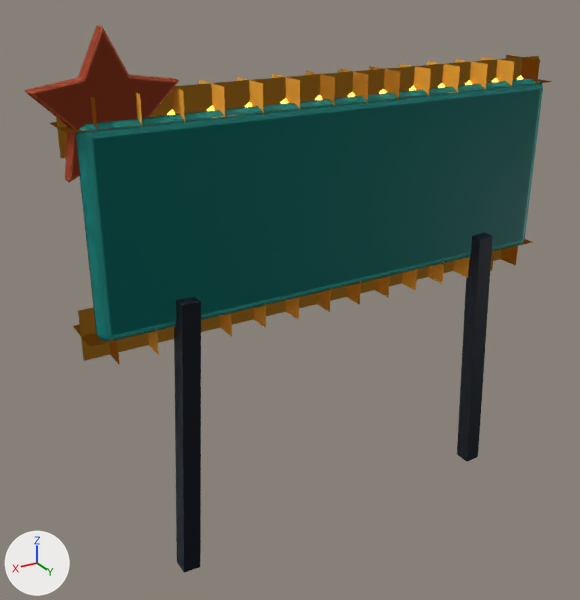
The Blender file art/blender/dune_sign.blend: old version first, new version second.
Camera for both pictures: a 50 mm lens placed at (5.98, 8.6, 7.87), pointed at (0.64, -0.29, 3.43). Lighting does not change. The marker at lower left points along +X, +Y and +Z. The first picture is the older version.

The first picture shows 'Sign' and 23 more.
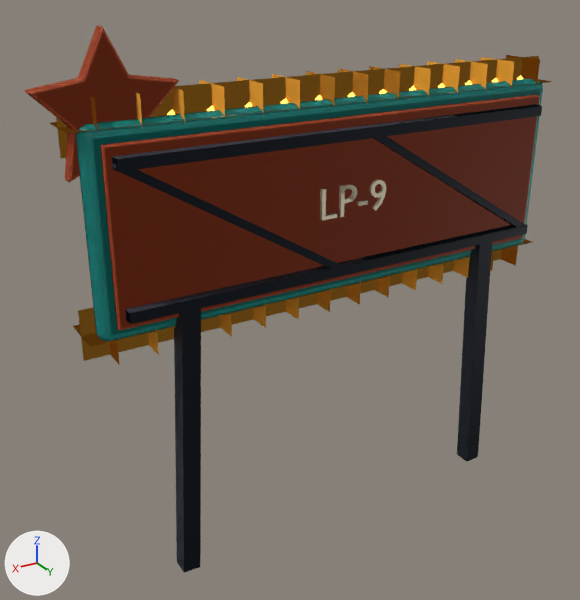
Location of each change, [x1, y1, x2, y2] in pixels of the pictures (580 x 600 px):
'BackRail5.8', added
    after: [112, 106, 542, 172]
'BackRail4.0', added
    after: [125, 225, 526, 324]
'BackBrace-3.2', added
    after: [373, 137, 524, 227]
'BackBrace0.2', added
    after: [112, 164, 340, 267]
'BackText', added
    after: [320, 180, 386, 220]
'BackPanel', added
    after: [102, 97, 540, 330]
part 1 of me_sign, added
    after: [125, 224, 528, 324]
part 2 of me_sign, added
    after: [112, 104, 542, 172]
part 3 of me_sign, added
    after: [340, 185, 357, 217]
part 4 of me_sign, added
    after: [322, 189, 337, 220]
part 5 of me_sign, added
    after: [320, 188, 337, 220]
part 6 of me_sign, added
    after: [339, 185, 354, 217]
part 7 of me_sign, added
    after: [369, 179, 381, 210]
part 8 of me_sign, added (orange)
    after: [100, 95, 540, 330]
part 9 of me_sign, added
    after: [111, 136, 525, 268]

Edits to the bpy script that builds the scene:
```text
Change me_sign:
    remove me_sign.from_pydata(...)  # 3132 vertices, 2460 faces; spans x -3.64..3.94, y -0.54..0.32, z -0.01..7.19
    add me_sign.from_pydata(...)  # 3476 vertices, 2722 faces; spans x -3.64..3.94, y -0.54..0.37, z -0.01..7.19
    me_sign part 1: a new loose piece, a box spanning x -3.2..3.2, y 0.23..0.37, z 3.93..4.07, in mat_steeldark (greyish blue #454d5a)
    me_sign part 2: a new loose piece, a box spanning x -3.2..3.2, y 0.23..0.37, z 5.73..5.87, in mat_steeldark (greyish blue #454d5a)
    me_sign part 3: the loose piece of 20 vertices spanning x 0.63..0.93, y -0.17, z 5.09..5.57 is copied, and the copy is scaled about its middle by (-0.857, -1.5, 0.857), then moved by (-0.7, 0.44, -0.4), in mat_towercream (beige #efe2c6); it spans x -0.05..0.21, y 0.27, z 4.72..5.13
    me_sign part 4: the loose piece of 6 vertices spanning x 0.83..0.94, y -0.18, z 4.47..4.66 is copied, and the copy is scaled about its middle by (-2.14, -0.5, 2.14), then moved by (-0.51, 0.45, 0.36), in mat_towercream (beige #efe2c6); it spans x 0.26..0.5, y 0.27, z 4.72..5.13
    me_sign part 5: the loose piece of 12 vertices spanning x 0.83..0.94, y -0.22..-0.18, z 4.47..4.66 is copied, and the copy is scaled about its middle by (-2.14, -1, 2.14), then moved by (-0.51, 0.45, 0.36), in mat_towercream (beige #efe2c6); it spans x 0.26..0.5, y 0.23..0.27, z 4.72..5.13
    me_sign part 6: the loose piece of 22 vertices spanning x 0.63..0.93, y -0.23..-0.17, z 5.09..5.57 is copied, and the copy is scaled about its middle by (-0.857, -0.667, 0.857), then moved by (-0.7, 0.45, -0.4), in mat_towercream (beige #efe2c6); it spans x -0.05..0.21, y 0.23..0.27, z 4.72..5.13
    me_sign part 7: the loose piece of 38 vertices spanning x 2.15..2.45, y -0.23..-0.17, z 5.08..5.57 is copied, and the copy is scaled about its middle by (-0.857, -0.667, 0.857), then moved by (-2.69, 0.45, -0.4), in mat_towercream (beige #efe2c6); it spans x -0.52..-0.27, y 0.23..0.27, z 4.71..5.13
    me_sign part 8: a new loose piece of 56 vertices spanning x -3.3..3.3, y 0.15..0.23, z 3.8..6.0, in mat_rust (orange #d0582c)
    me_sign part 9: 32 vertices added at x -3.23..3.23, y 0.23..0.35, z 3.96..5.84
    other edits to the shape of me_sign do not show in these pictures
Add ob_backtext:
    ob_backtext = bpy.data.objects.new('BackText', me_backtext)  # 256 vertices, 184 faces; spans x -0.502..0.524, y -0.185..0.235, z -0.02..0.02; in mat_towercream (beige #efe2c6)
    ob_backtext.location = (0.0, 0.25, 4.9)
    ob_backtext.rotation_euler = (1.571, 0.0, 3.142)  # degrees (90, 0, 180)
Add ob_backbrace0_2:
    ob_backbrace0_2 = bpy.data.objects.new('BackBrace0.2', me_backbrace0_2)  # a box spanning x -0.05..0.05, y -0.05..0.05, z -1.75..1.75; in mat_steeldark (greyish blue #454d5a); modifiers WEIGHTED_NORMAL
    ob_backbrace0_2.location = (1.7, 0.3, 4.9)
    ob_backbrace0_2.rotation_euler = (0.0, 1.03, 0.0)  # degrees (0, 59, 0)
Add ob_backbrace_3_2:
    ob_backbrace_3_2 = bpy.data.objects.new('BackBrace-3.2', me_backbrace0_2.copy())  # modifiers WEIGHTED_NORMAL
    ob_backbrace_3_2.location = (-1.7, 0.3, 4.9)
    ob_backbrace_3_2.rotation_euler = (0.0, 1.03, 0.0)  # degrees (0, 59, 0)
Add ob_backrail5_8:
    ob_backrail5_8 = bpy.data.objects.new('BackRail5.8', me_backrail5_8)  # a box spanning x -0.07..0.07, y -0.07..0.07, z -3.2..3.2; in mat_steeldark (greyish blue #454d5a); modifiers WEIGHTED_NORMAL
    ob_backrail5_8.location = (0.0, 0.3, 5.8)
    ob_backrail5_8.rotation_euler = (0.0, 1.571, 0.0)  # degrees (0, 90, 0)
Add ob_backrail4_0:
    ob_backrail4_0 = bpy.data.objects.new('BackRail4.0', me_backrail5_8.copy())  # modifiers WEIGHTED_NORMAL
    ob_backrail4_0.location = (0.0, 0.3, 4.0)
    ob_backrail4_0.rotation_euler = (0.0, 1.571, 0.0)  # degrees (0, 90, 0)
Add ob_backpanel:
    ob_backpanel = bpy.data.objects.new('BackPanel', me_backpanel)  # a box spanning x -3.3..3.3, y -0.04..0.04, z -1.1..1.1; in mat_rust (orange #d0582c); modifiers BEVEL, WEIGHTED_NORMAL
    ob_backpanel.location = (0.0, 0.19, 4.9)
```
